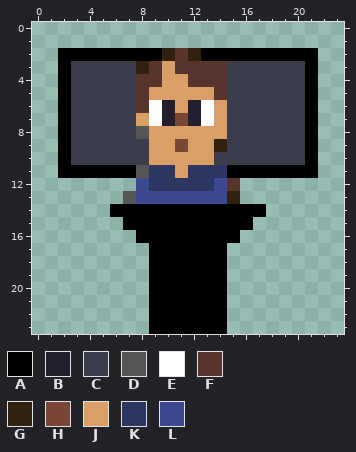
Two versions of one pixel-art file, assets/icons/angelus2010/Rooms/ang-conference-small.aseprite. Above, as it was before the edit.
24x24 pixels, 1 frame.
Palette (. is transparent): A #000000  B #22202e  C #3b3d4d  D #555555  E #ffffff  F #57352c  G #312210  H #784735  J #d99f66  K #2c3661  L #3c4891
Pixels before, first column x 2:
 2 AAAAAAAAGFGAAAAAAAAA
 3 ACCCCCGFJFFFFCCCCCCA
 4 ACCCCCFFJJFFFCCCCCCA
 5 ACCCCCFJJJJJFCCCCCCA
 6 ACCCCCFEBJBEJCCCCCCA
 7 ACCCCCJEBHBEJCCCCCCA
 8 ACCCCCDJJJJJJCCCCCCA
 9 ACCCCCCJJHJJGCCCCCCA
10 ACCCCCCJJJJJCCCCCCCA
11 AAAAAADKKJKKKAAAAAAA
12 ......LKKKKKLF......
13 .....DLLLLLLLG......
14 ....AAAAAAAAAAAA....
15 .....AAAAAAAAAA.....
16 ......AAAAAAAA......
17 .......AAAAAA.......
18 .......AAAAAA.......
19 .......AAAAAA.......
20 .......AAAAAA.......
21 .......AAAAAA.......
22 .......AAAAAA.......
23 .......AAAAAA.......
Now the later version:
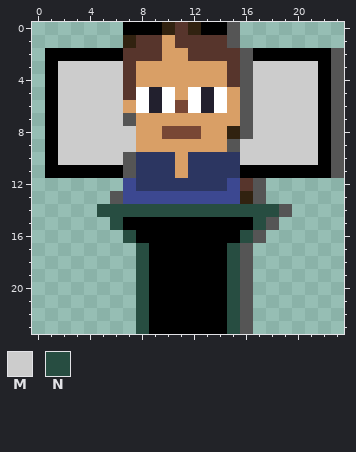
Colours new in this view: M #cccccc  N #274d41
From old to new:
Changed rows in their new state; - is an unchanged pixel.
first column x 1:
 0 ------AAAGFGAAD--------
 1 ------GFFJFFFFD--------
 2 A-----FFFJJFFFFD-----AD
 3 AMMMMMFJJ-JJJJFDMMMMMAD
 4 AMMMMMFJJ--JJJFDMMMMMAD
 5 AMMMMMFEBE-EBEJDMMMMMAD
 6 AMMMMMJEBEHEBEJDMMMMMAD
 7 AMMMMMD-JJJJJ-JDMMMMMAD
 8 AMMMMMMJ-HHH--GDMMMMMAD
 9 AMMMMMMJ--J--JDMMMMMMAD
10 AMMMMMDKKK-KKKKMMMMMMAD
11 A-----DK------K------AD
12 ------LK-----KLFD------
13 -----DL-------LGD------
14 ----NNNNNNNNNNNNNND----
15 -----N----------ND-----
16 ------N--------ND------
17 -------N------ND-------
18 -------N------ND-------
19 -------N------ND-------
20 -------N------ND-------
21 -------N------ND-------
22 -------N------ND-------
23 -------N------ND-------
Boxes around the changes in both pictures, in picture pixels (x1, y1, x2, y2):
changed: (45, 22, 344, 334)
